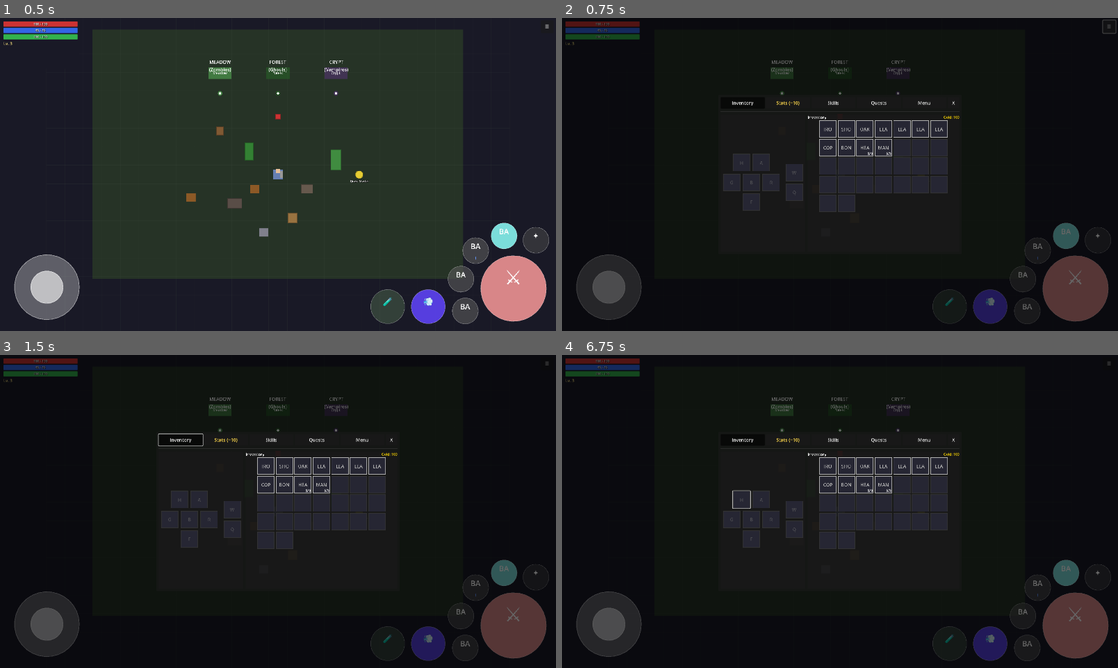
Above: before the commit, frames 1-4 (two rows, left to right).
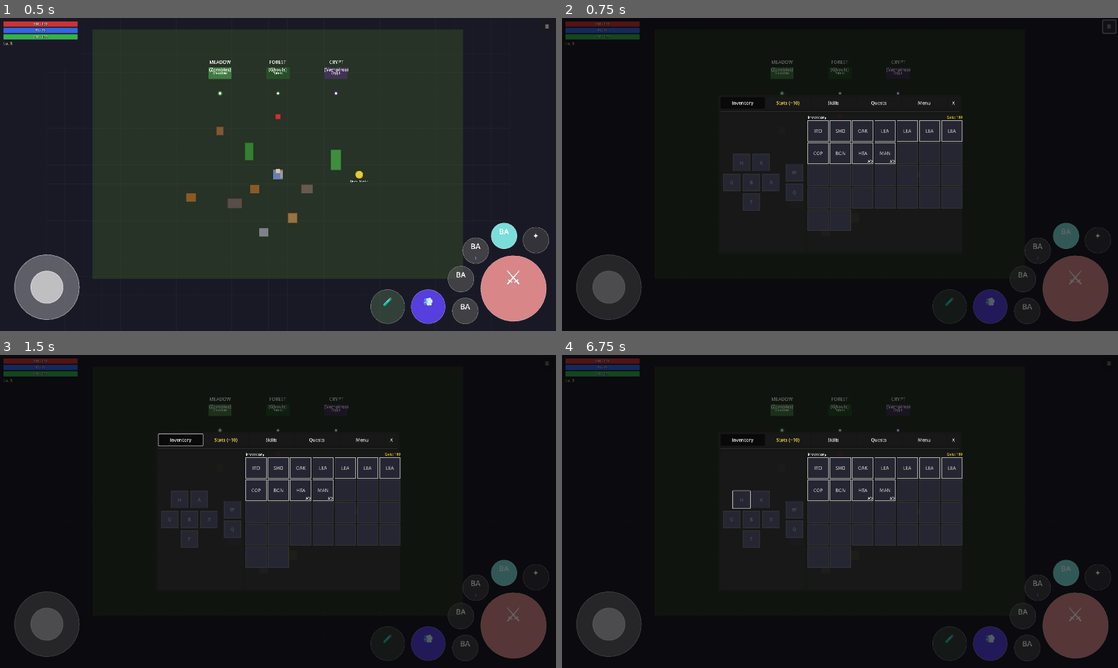
Above: after the commit, the same moments.

Repository: MatousHruska/MobileTestia
Game: Godot game, scene res://scenes/world/test_zone.tscn
Two runs of this game, one before a commit and one after it. Both use one fixed random seed, a clock stepped at 60 frames per second and the inputs below.
Inputs:
- Up to frame 1 (0.5 s): no input
- Up to frame 2 (0.75 s): click "☰" at 0.5 s
- Up to frame 3 (1.5 s): click "Inventory" at 1.25 s
- Up to frame 4 (6.75 s): click "Stats (+10)" at 2 s; click "Skills" at 2.75 s; click "Quests" at 3.5 s; click "Active" at 4.25 s; click "Completed" at 5 s; click "Inventory" at 5.75 s; click "H" at 6.5 s

Frame 1 is identical in both runs. In frame 2, 3.9% of the frame differs, in the area x 44-73%, y 31-68%; in frame 3, 3.9%; in frame 4, 3.9%.

Commit message:
Make backpack slots dynamically fill full container width
- Fixed 7 columns that scale to fill available width
- Slot size calculated dynamically on resize
- Removed centering wrapper (no longer needed)

Diff:
--- a/scripts/ui/inventory/inventory_panel.gd
+++ b/scripts/ui/inventory/inventory_panel.gd
@@ -214,19 +214,13 @@
 	# Update margins when panel resizes
 	backpack_panel.resized.connect(_on_panel_resized.bind(backpack_panel, backpack_margin, backpack_vbox, true))
 
-	# Grid container - center-aligned using HBoxContainer
-	var grid_row := HBoxContainer.new()
-	grid_row.name = "GridRow"
-	grid_row.size_flags_horizontal = SIZE_EXPAND_FILL
-	grid_row.alignment = BoxContainer.ALIGNMENT_CENTER
-	scroll_container.add_child(grid_row)
-
+	# Grid container - fills full width with dynamic slot sizes
 	backpack_container = GridContainer.new()
 	backpack_container.name = "BackpackGrid"
-	backpack_container.columns = BACKPACK_MIN_COLUMNS  # Will be recalculated
+	backpack_container.columns = BACKPACK_MAX_COLUMNS
 	backpack_container.add_theme_constant_override("h_separation", BACKPACK_H_SEPARATION)
 	backpack_container.add_theme_constant_override("v_separation", 4)
-	grid_row.add_child(backpack_container)
+	scroll_container.add_child(backpack_container)
 
 	# Create backpack slots
 	for i in Inventory.BACKPACK_SIZE:
@@ -246,18 +240,24 @@
 	if backpack_slots.is_empty():
 		return
 
-	# Get actual available width (container width minus margins already applied)
+	# Get available width
 	var available_width := container.size.x
-
-	# Calculate how many columns fit
-	var slot_with_sep := current_slot_size + BACKPACK_H_SEPARATION
-	var max_columns := floori((available_width + BACKPACK_H_SEPARATION) / slot_with_sep)
-
-	# Clamp to reasonable bounds (min 5, max 7)
-	var columns := clampi(max_columns, BACKPACK_MIN_COLUMNS, BACKPACK_MAX_COLUMNS)
-
-	if backpack_container.columns != columns:
-		backpack_container.columns = columns
+	if available_width <= 0:
+		return
+
+	# Fixed number of columns
+	var columns := BACKPACK_MAX_COLUMNS
+	backpack_container.columns = columns
+
+	# Calculate slot size to fill the entire width
+	# available_width = (columns * slot_size) + ((columns - 1) * separation)
+	# slot_size = (available_width - ((columns - 1) * separation)) / columns
+	var total_separation := (columns - 1) * BACKPACK_H_SEPARATION
+	var slot_size := floorf((available_width - total_separation) / columns)
+
+	# Update all slot sizes
+	for slot in backpack_slots:
+		slot.custom_minimum_size = Vector2(slot_size, slot_size)
 
 
 func _on_panel_resized(panel: PanelContainer, margin_container: MarginContainer, content: Control, is_backpack: bool) -> void:
